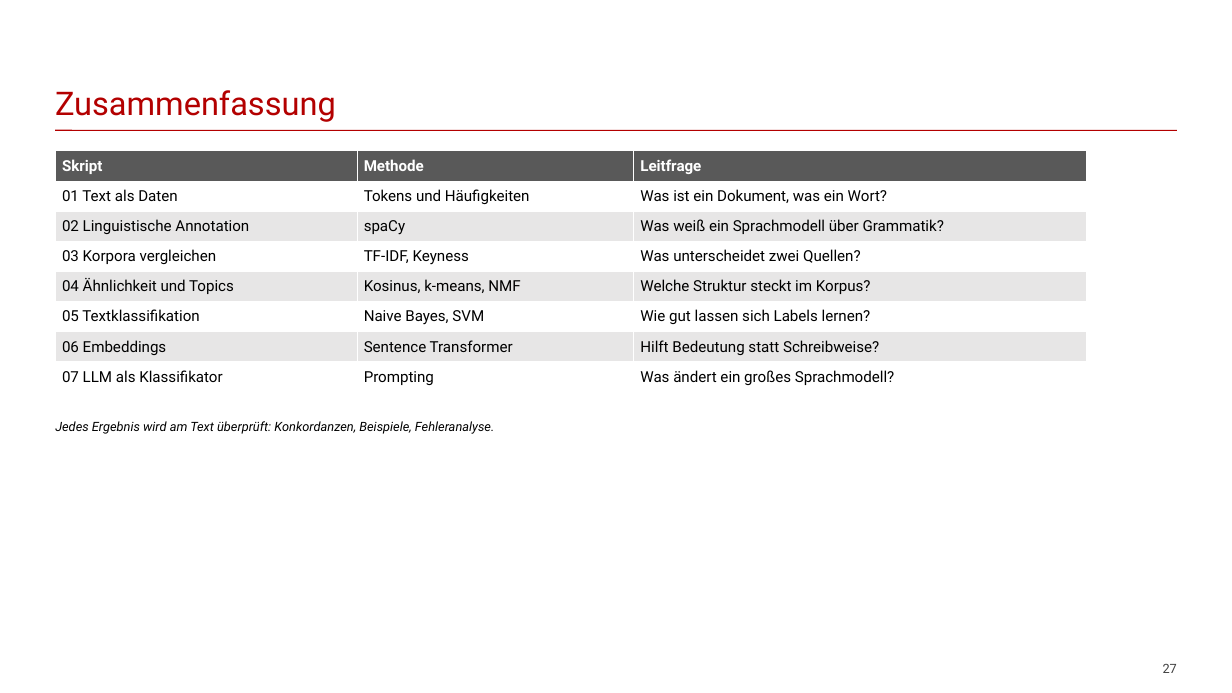
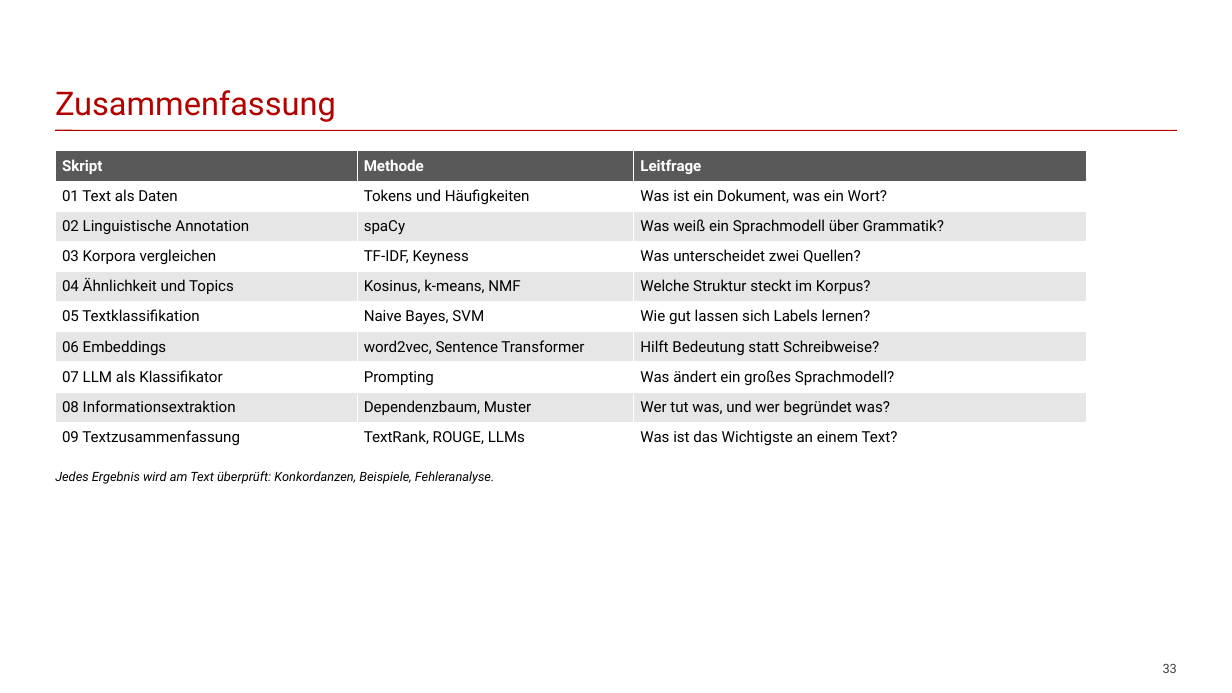
Before and after one commit to franzmohr/intro-text-mining-de, a slide deck: slide 33 of text-mining.odp (slide 27 before the commit). Drawn at 1232x693 pixels with LibreOffice and Linux fonts; fonts in the diff are those of the drawing. Boxes give left, top, right and bottom in pixels: in the first picture for what was removed or moved away, otherwise in the second. Text is boxed around its words. In the diff, an @@ line names an element or a change of style, - is before the commit and + after.

```diff
--- a/text-mining.odp
+++ b/text-mining.odp
@@ table at (55,151,1086,453) @@
-row 7, column 2: Sentence Transformer
+row 7, column 2: word2vec, Sentence Transformer
+row 9: 08 Informationsextraktion | Dependenzbaum, Muster | Wer tut was, und wer begründet was?
+row 10: 09 Textzusammenfassung | TextRank, ROUGE, LLMs | Was ist das Wichtigste an einem Text?
@@ text "Jedes Ergebnis wird am Text ...": place and size @@
-text "Jedes Ergebnis wird am Text ..." at (55,421,494,434)
+text "Jedes Ergebnis wird am Text ..." at (55,471,494,484)
@@ page number at (1163,664,1177,673): text changed @@
-27
+33
```
Also in this commit, not shown: 5 other slides changed, 7 slides added, 9 other files.
